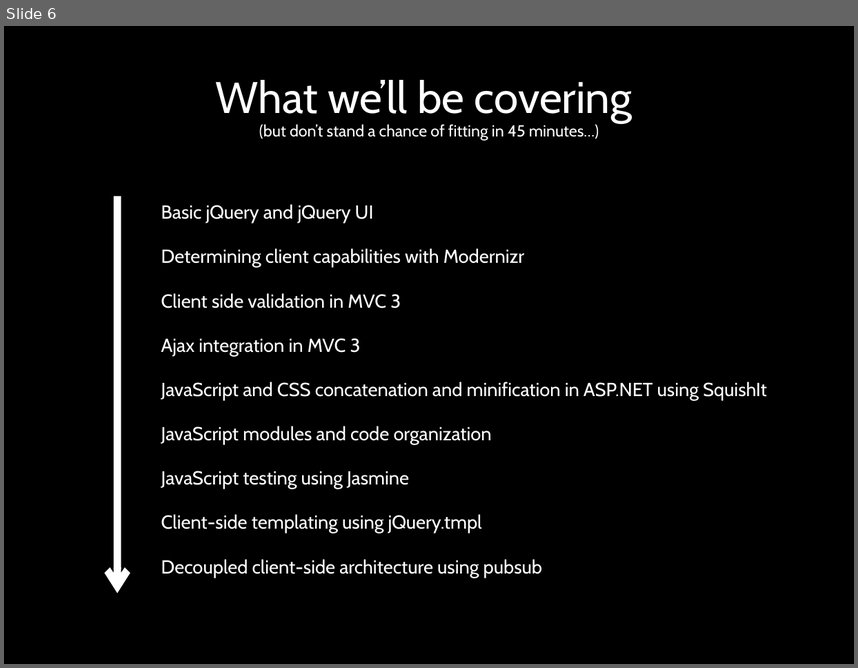
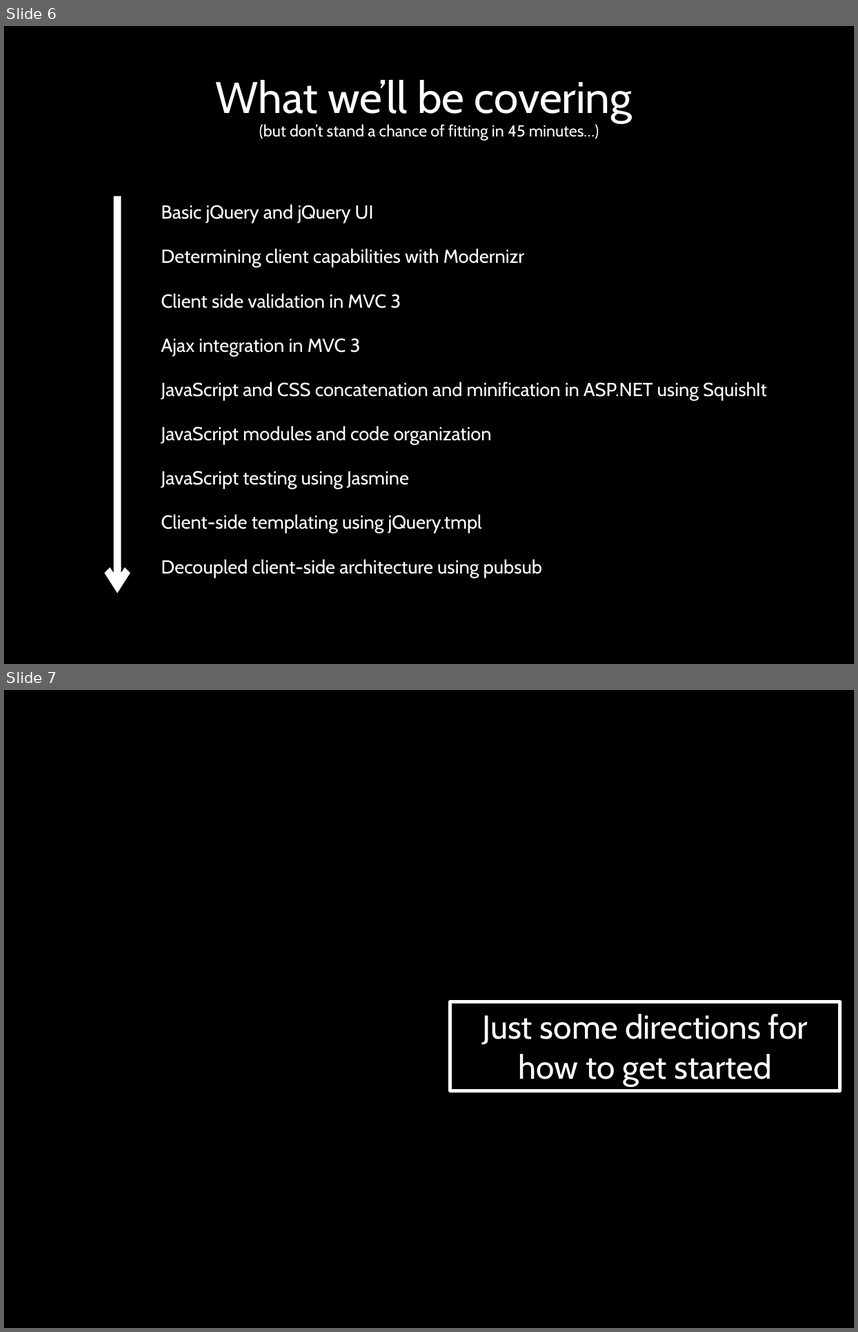
Before and after one commit to davidpadbury/aspmvc-jquery-win, a slide deck: Talk.pptx. Shown one above the other, each under a label of ours: slide 6 before the commit, slides 6 and 7 after it. The pictures are 858x668 and 858x1332 pixels, drawn with LibreOffice and Linux fonts; fonts in the diff are those of the drawing; background and template pictures are left out. Boxes give left, top, right and bottom in pixels: in the first picture for what was removed or moved away, otherwise in the second. Text is boxed around its words. In the diff, an @@ line names an element or a change of style, - is before the commit and + after.

```diff
--- a/Talk.pptx
+++ b/Talk.pptx
@@ slide 7 added at box(4, 690, 854, 1328), background picture (left out) @@
@@ rectangle added at box(450, 1002, 840, 1090), fill #000000 at 38% opacity, outline #FFFFFF 3 pt, 28 pt, text #FFFFFF @@
+Just some directions for how to get started
```
Also in this commit, not shown: 1 other slide added.
